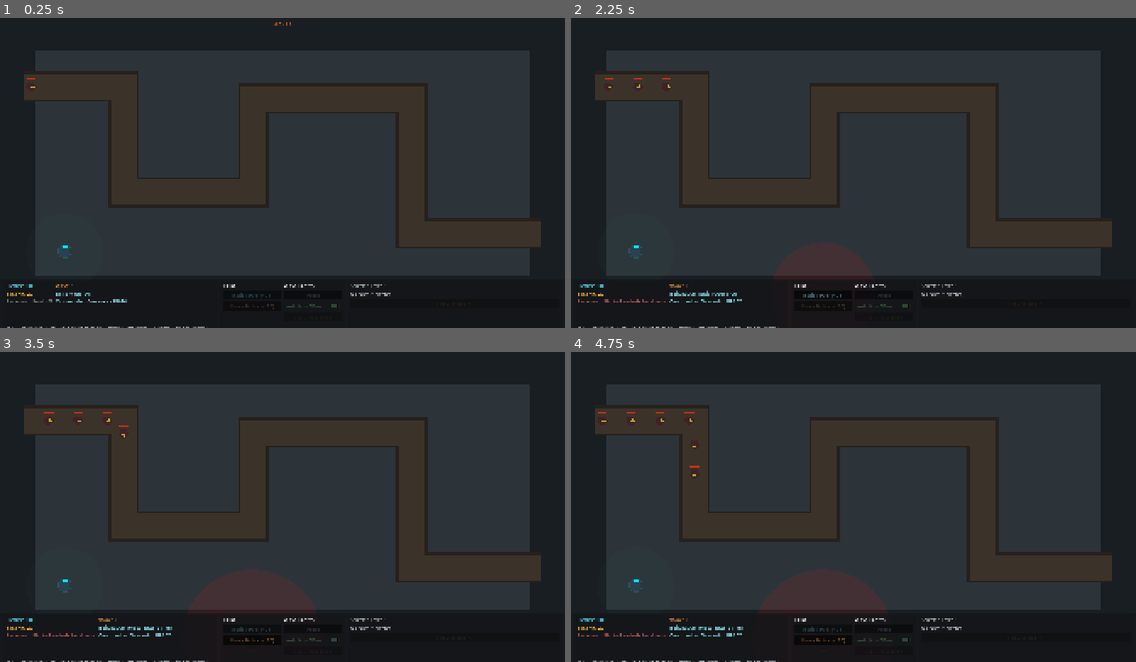
Above: before the commit, frames 1-4 (two rows, left to right).
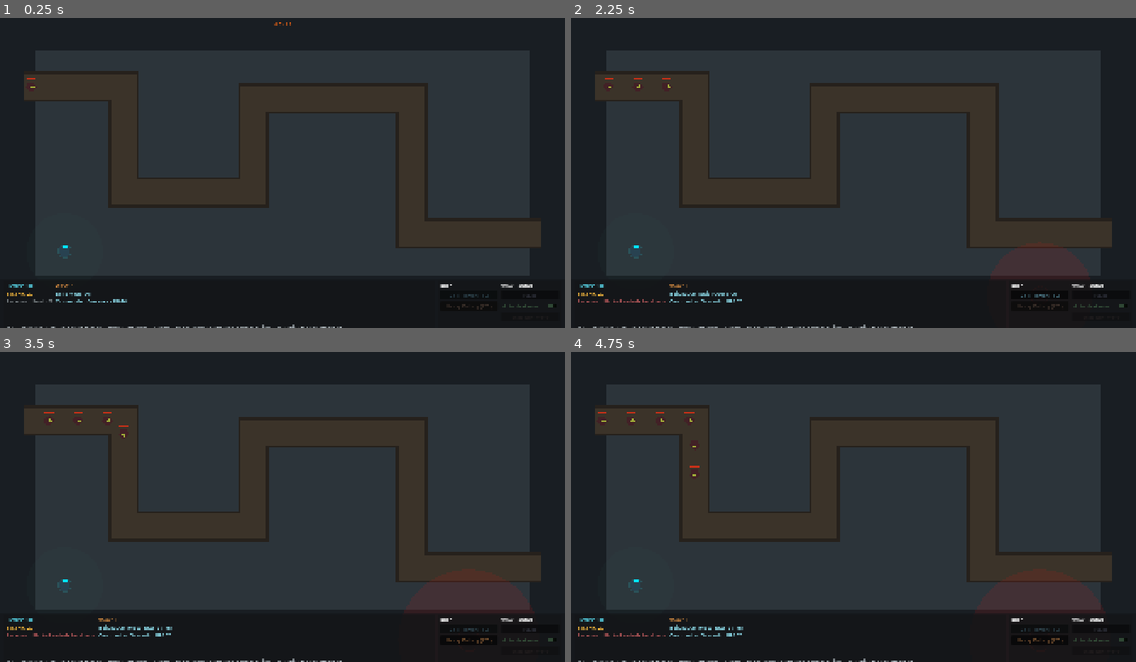
Above: after the commit, the same moments.

Repository: Auda29/TDG
Game: Godot game, scene res://scenes/bootstrap/main.tscn
The game is run twice, just before and just after one commit, with the same random seed, the same clock (stepped at 60 frames per second) and the same inputs.
Inputs:
- Up to frame 1 (0.25 s): no input
- Up to frame 2 (2.25 s): click "Auto Next Wave" at 0.5 s; click "Auto Next Wave" at 1.25 s; click "Basic Tower (100)" at 2 s
- Up to frame 3 (3.5 s): click "Heavy Battery (175)" at 2.75 s
- Up to frame 4 (4.75 s): click "Basic Tower (100)" at 3.5 s; click "Heavy Battery (175)" at 4.25 s

The runs differ from the first frame. In frame 1, 0.4% of the frame differs, in the area x 37-98%, y 85-100%; in frame 2, 0.9%; in frame 3, 1.0%, in the area x 33-98%, y 81-100%; in frame 4, 1.0%.

Commit message:
Enhance HUD functionality by adding a damage flash effect and a targeting mode button for selected towers. Refactor selected panel layout in mvp_hud.tscn for improved organization and visibility. Update game_root.gd to connect new signals for targeting and damage feedback, improving user interaction and gameplay clarity.

Diff:
--- a/game/scenes/ui/mvp_hud.tscn
+++ b/game/scenes/ui/mvp_hud.tscn
@@ -9,6 +9,14 @@
 anchor_bottom = 1.0
 mouse_filter = 2
 script = ExtResource("1")
+
+[node name="DamageFlash" type="ColorRect" parent="."]
+layout_mode = 0
+anchors_preset = 15
+anchor_right = 1.0
+anchor_bottom = 1.0
+mouse_filter = 2
+color = Color(0.45, 0.02, 0.02, 0.0)
 
 [node name="TopBanner" type="CenterContainer" parent="."]
 layout_mode = 0
@@ -62,6 +70,50 @@
 value = 100.0
 show_percentage = false
 
+[node name="SelectedPanel" type="PanelContainer" parent="."]
+layout_mode = 0
+anchors_preset = 9
+anchor_left = 1.0
+anchor_top = 0.5
+anchor_right = 1.0
+anchor_bottom = 0.5
+offset_left = -320.0
+offset_top = -170.0
+offset_right = -20.0
+offset_bottom = 170.0
+mouse_filter = 1
+visible = false
+
+[node name="SelectedMargin" type="MarginContainer" parent="SelectedPanel"]
+layout_mode = 2
+theme_override_constants/margin_left = 10
+theme_override_constants/margin_top = 10
+theme_override_constants/margin_right = 10
+theme_override_constants/margin_bottom = 10
+
+[node name="SelectedVBox" type="VBoxContainer" parent="SelectedPanel/SelectedMargin"]
+layout_mode = 2
+theme_override_constants/separation = 8
+
+[node name="SelectedTitleLabel" type="Label" parent="SelectedPanel/SelectedMargin/SelectedVBox"]
+layout_mode = 2
+text = "Selected Tower"
+
+[node name="SelectedStatsLabel" type="Label" parent="SelectedPanel/SelectedMargin/SelectedVBox"]
+layout_mode = 2
+text = "No tower selected"
+autowrap_mode = 3
+
+[node name="TargetModeButton" type="Button" parent="SelectedPanel/SelectedMargin/SelectedVBox"]
+layout_mode = 2
+text = "Targeting: First"
+disabled = true
+
+[node name="SellButton" type="Button" parent="SelectedPanel/SelectedMargin/SelectedVBox"]
+layout_mode = 2
+text = "Sell Tower"
+disabled = true
+
 [node name="BottomBar" type="PanelContainer" parent="."]
 layout_mode = 0
 anchors_preset = 12
@@ -200,33 +252,3 @@
 layout_mode = 2
 text = "Start Next Wave"
 disabled = true
-
-[node name="SelectedPanel" type="PanelContainer" parent="BottomBar/Margin/RootHBox"]
-custom_minimum_size = Vector2(280, 0)
-layout_mode = 2
-size_flags_horizontal = 3
-
-[node name="SelectedMargin" type="MarginContainer" parent="BottomBar/Margin/RootHBox/SelectedPanel"]
-layout_mode = 2
-theme_override_constants/margin_left = 8
-theme_override_constants/margin_top = 6
-theme_override_constants/margin_right = 8
-theme_override_constants/margin_bottom = 6
-
-[node name="SelectedVBox" type="VBoxContainer" parent="BottomBar/Margin/RootHBox/SelectedPanel/SelectedMargin"]
-layout_mode = 2
-theme_override_constants/separation = 6
-
-[node name="SelectedTitleLabel" type="Label" parent="BottomBar/Margin/RootHBox/SelectedPanel/SelectedMargin/SelectedVBox"]
-layout_mode = 2
-text = "Selected Tower"
-
-[node name="SelectedStatsLabel" type="Label" parent="BottomBar/Margin/RootHBox/SelectedPanel/SelectedMargin/SelectedVBox"]
-layout_mode = 2
-text = "No tower selected"
-autowrap_mode = 3
-
-[node name="SellButton" type="Button" parent="BottomBar/Margin/RootHBox/SelectedPanel/SelectedMargin/SelectedVBox"]
-layout_mode = 2
-text = "Sell Selected (X)"
-disabled = true
--- a/game/scripts/gameplay/game_root.gd
+++ b/game/scripts/gameplay/game_root.gd
@@ -115,6 +115,8 @@
 		hud_instance.build_tower_requested.connect(_toggle_tower_selection)
 	if hud_instance.has_signal("sell_selected_requested"):
 		hud_instance.sell_selected_requested.connect(_try_sell_selected_tower)
+	if hud_instance.has_signal("cycle_targeting_requested"):
+		hud_instance.cycle_targeting_requested.connect(_try_cycle_selected_tower_targeting)
 	if hud_instance.has_signal("pause_toggled"):
 		hud_instance.pause_toggled.connect(_set_game_paused)
 	if hud_instance.has_signal("auto_wave_toggled"):
@@ -176,6 +178,8 @@
 func _on_enemy_reached_goal(enemy: Node) -> void:
 	RunState.base_hp -= enemy.fortress_damage
 	hud_instance.show_event("Base hit -%d" % enemy.fortress_damage, Color(1.0, 0.5, 0.4))
+	if hud_instance.has_method("trigger_damage_flash"):
+		hud_instance.trigger_damage_flash(0.45)
 
 func _on_enemy_defeated(credit_reward: int) -> void:
 	RunState.gain_credits(credit_reward)
@@ -416,7 +420,7 @@
 	elif GameState.selected_placed_tower != null and is_instance_valid(GameState.selected_placed_tower):
 		var refund: int = GameState.selected_placed_tower.get_sell_refund() if GameState.selected_placed_tower.has_method("get_sell_refund") else int(round(float(GameState.selected_placed_tower.tower_cost) * 0.5))
 		var targeting_label: String = GameState.selected_placed_tower.get_targeting_mode_label() if GameState.selected_placed_tower.has_method("get_targeting_mode_label") else "First"
-		placement_status = "Selected tower | T: %s | Sell: X (+%d)" % [targeting_label, refund]
+		placement_status = "Selected tower | Use right panel for targeting and sell"
 		placement_color = Color(0.5, 0.9, 1.0)
 	elif GameState.is_commander_selected:
 		placement_status = "Commander selected | LMB move | 2 Overwatch"
--- a/game/scripts/ui/mvp_hud.gd
+++ b/game/scripts/ui/mvp_hud.gd
@@ -2,6 +2,7 @@
 
 signal build_tower_requested(tower_id: String)
 signal sell_selected_requested
+signal cycle_targeting_requested
 signal pause_toggled(paused: bool)
 signal auto_wave_toggled(enabled: bool)
 signal next_wave_requested
@@ -21,6 +22,7 @@
 	"heavy_battery": HEAVY_BATTERY_DATA,
 }
 
+@onready var damage_flash: ColorRect = $DamageFlash
 @onready var banner_label: Label = $TopBanner/BannerLabel
 @onready var boss_bar: MarginContainer = $BossBar
 @onready var boss_name_label: Label = $BossBar/BossBarPanel/BossBarVBox/BossNameLabel
@@ -28,7 +30,7 @@
 @onready var bottom_bar: PanelContainer = $BottomBar
 @onready var status_panel: PanelContainer = $BottomBar/Margin/RootHBox/StatusPanel
 @onready var center_panel: PanelContainer = $BottomBar/Margin/RootHBox/CenterPanel
-@onready var selected_panel: PanelContainer = $BottomBar/Margin/RootHBox/SelectedPanel
+@onready var selected_panel: PanelContainer = $SelectedPanel
 @onready var credits_label: Label = $BottomBar/Margin/RootHBox/StatusPanel/StatusMargin/StatusVBox/StatsGrid/CreditsLabel
 @onready var wave_label: Label = $BottomBar/Margin/RootHBox/StatusPanel/StatusMargin/StatusVBox/StatsGrid/WaveLabel
 @onready var base_label: Label = $BottomBar/Margin/RootHBox/StatusPanel/StatusMargin/StatusVBox/StatsGrid/BaseLabel
@@ -44,12 +46,14 @@
 @onready var pause_button: Button = $BottomBar/Margin/RootHBox/CenterPanel/CenterMargin/CenterHBox/FlowPanel/PauseButton
 @onready var auto_wave_button: CheckButton = $BottomBar/Margin/RootHBox/CenterPanel/CenterMargin/CenterHBox/FlowPanel/AutoWaveButton
 @onready var next_wave_button: Button = $BottomBar/Margin/RootHBox/CenterPanel/CenterMargin/CenterHBox/FlowPanel/NextWaveButton
-@onready var selected_title_label: Label = $BottomBar/Margin/RootHBox/SelectedPanel/SelectedMargin/SelectedVBox/SelectedTitleLabel
-@onready var selected_stats_label: Label = $BottomBar/Margin/RootHBox/SelectedPanel/SelectedMargin/SelectedVBox/SelectedStatsLabel
-@onready var sell_button: Button = $BottomBar/Margin/RootHBox/SelectedPanel/SelectedMargin/SelectedVBox/SellButton
+@onready var selected_title_label: Label = $SelectedPanel/SelectedMargin/SelectedVBox/SelectedTitleLabel
+@onready var selected_stats_label: Label = $SelectedPanel/SelectedMargin/SelectedVBox/SelectedStatsLabel
+@onready var target_mode_button: Button = $SelectedPanel/SelectedMargin/SelectedVBox/TargetModeButton
+@onready var sell_button: Button = $SelectedPanel/SelectedMargin/SelectedVBox/SellButton
 
 var _placement_text: String = "Build off"
 var _banner_timer: float = 0.0
+var _damage_flash_timer: float = 0.0
 var _screen_flash_timer: float = 0.0
 var _threat_timer: float = 0.0
 var _threat_text: String = ""
@@ -70,6 +74,7 @@
 	basic_tower_button.pressed.connect(func() -> void: build_tower_requested.emit("basic_tower"))
 	heavy_battery_button.pressed.connect(func() -> void: build_tower_requested.emit("heavy_battery"))
 	sell_button.pressed.connect(func() -> void: sell_selected_requested.emit())
+	target_mode_button.pressed.connect(func() -> void: cycle_targeting_requested.emit())
 	pause_button.pressed.connect(_on_pause_button_pressed)
 	auto_wave_button.toggled.connect(func(enabled: bool) -> void: auto_wave_toggled.emit(enabled))
 	next_wave_button.pressed.connect(func() -> void: next_wave_requested.emit())
@@ -91,7 +96,13 @@
 	event_label.modulate = _event_color
 	threat_label.text = _threat_text
 	threat_label.modulate = _threat_color
-	hint_label.text = _run_status_text if _run_over else "1/3 or buttons = build | LMB = place/select | Select commander to move | RMB = cancel | X = sell | T = targeting | 2 = Overwatch"
+	hint_label.text = _run_status_text if _run_over else "1/3 or buttons = build | LMB = place/select | Select commander to move | RMB = cancel | Right panel = tower actions | X/T optional | 2 = Overwatch"
+	if _damage_flash_timer > 0.0:
+		_damage_flash_timer = maxf(0.0, _damage_flash_timer - delta)
+		var flash_alpha: float = (_damage_flash_timer / 0.45) * 0.28
+		damage_flash.color = Color(0.45, 0.02, 0.02, flash_alpha)
+	else:
+		damage_flash.color = Color(0.45, 0.02, 0.02, 0.0)
 	boss_bar.modulate = Color(1, 1, 1, 1)
 	if _screen_flash_timer > 0.0:
 		_screen_flash_timer = maxf(0.0, _screen_flash_timer - delta)
@@ -122,6 +133,9 @@
 	_event_color = color
 	_event_timer = duration
 
+func trigger_damage_flash(duration: float = 0.45) -> void:
+	_damage_flash_timer = duration
+
 func show_banner(text: String, color: Color, duration: float = 1.6) -> void:
 	banner_label.text = text
 	banner_label.modulate = color
@@ -193,6 +207,7 @@
 	status_panel.self_modulate = Color(0.74, 0.82, 0.90, 1.0)
 	center_panel.self_modulate = Color(0.74, 0.82, 0.90, 1.0)
 	selected_panel.self_modulate = Color(0.74, 0.82, 0.90, 1.0)
+	selected_panel.modulate = Color(1, 1, 1, 0.98)
 	for label in [credits_label, wave_label, base_label, mode_label, placement_label, commander_label, hint_label, selected_title_label, selected_stats_label]:
 		label.add_theme_color_override("font_color", UI_COLOR_NEUTRAL)
 	credits_label.add_theme_color_override("font_color", UI_COLOR_DEFENDER)
@@ -204,38 +219,45 @@
 	threat_label.add_theme_color_override("font_color", UI_COLOR_CARRION_SOFT)
 	banner_label.add_theme_color_override("font_color", UI_COLOR_CARRION_SOFT)
 	boss_name_label.add_theme_color_override("font_color", UI_COLOR_WARNING)
-	for button in [basic_tower_button, heavy_battery_button, pause_button, auto_wave_button, next_wave_button, sell_button]:
+	for button in [basic_tower_button, heavy_battery_button, pause_button, auto_wave_button, next_wave_button, target_mode_button, sell_button]:
 		button.add_theme_color_override("font_color", UI_COLOR_NEUTRAL)
 	basic_tower_button.modulate = Color(0.24, 0.34, 0.38, 1.0)
 	heavy_battery_button.modulate = Color(0.34, 0.26, 0.22, 1.0)
 	pause_button.modulate = Color(0.24, 0.24, 0.28, 1.0)
 	auto_wave_button.modulate = Color(0.24, 0.28, 0.24, 1.0)
 	next_wave_button.modulate = Color(0.34, 0.18, 0.16, 1.0)
+	target_mode_button.modulate = Color(0.20, 0.28, 0.34, 1.0)
 	sell_button.modulate = Color(0.28, 0.18, 0.16, 1.0)
 	boss_bar.self_modulate = Color(0.92, 0.88, 0.74, 1.0)
 	boss_health_bar.self_modulate = Color(1.0, 0.78, 0.20, 1.0)
 
 func _update_selected_panel() -> void:
 	if _selected_tower == null or not is_instance_valid(_selected_tower):
+		selected_panel.visible = false
 		selected_title_label.text = "Selected Tower"
 		selected_stats_label.text = "No tower selected"
+		target_mode_button.text = "Targeting"
+		target_mode_button.disabled = true
 		sell_button.disabled = true
 		return
+	selected_panel.visible = true
 	var tower_name: String = _selected_tower.get_ui_display_name() if _selected_tower.has_method("get_ui_display_name") else String(_selected_tower.name)
 	var refund: int = _selected_tower.get_sell_refund() if _selected_tower.has_method("get_sell_refund") else 0
 	var average_dps: float = _selected_tower.get_average_dps() if _selected_tower.has_method("get_average_dps") else 0.0
 	var targeting_label: String = _selected_tower.get_targeting_mode_label() if _selected_tower.has_method("get_targeting_mode_label") else "First"
-	selected_title_label.text = tower_name
-	selected_stats_label.text = "DMG: %.1f | DPS: %.1f\nDone: %.0f | Kills: %d\nRange: %.0f | Fire: %.2f\nTarget: %s | Sell: +%d" % [
+	selected_title_label.text = "%s Control" % tower_name
+	target_mode_button.text = "Targeting: %s" % targeting_label
+	target_mode_button.disabled = false
+	selected_stats_label.text = "Damage: %.1f\nDPS: %.1f\nDamage dealt: %.0f\nKills: %d\nRange: %.0f\nFire rate: %.2f\nSell refund: +%d\n\nUse the buttons below for tower actions.\nHotkeys remain optional: T = targeting, X = sell." % [
 		_selected_tower.damage,
 		average_dps,
 		_selected_tower.total_damage_dealt,
 		_selected_tower.total_kills,
 		_selected_tower.attack_range,
 		_selected_tower.fire_rate,
-		targeting_label,
 		refund,
 	]
+	sell_button.text = "Sell Tower (+%d)" % refund
 	sell_button.disabled = false
 
 func _update_flow_panel() -> void:
